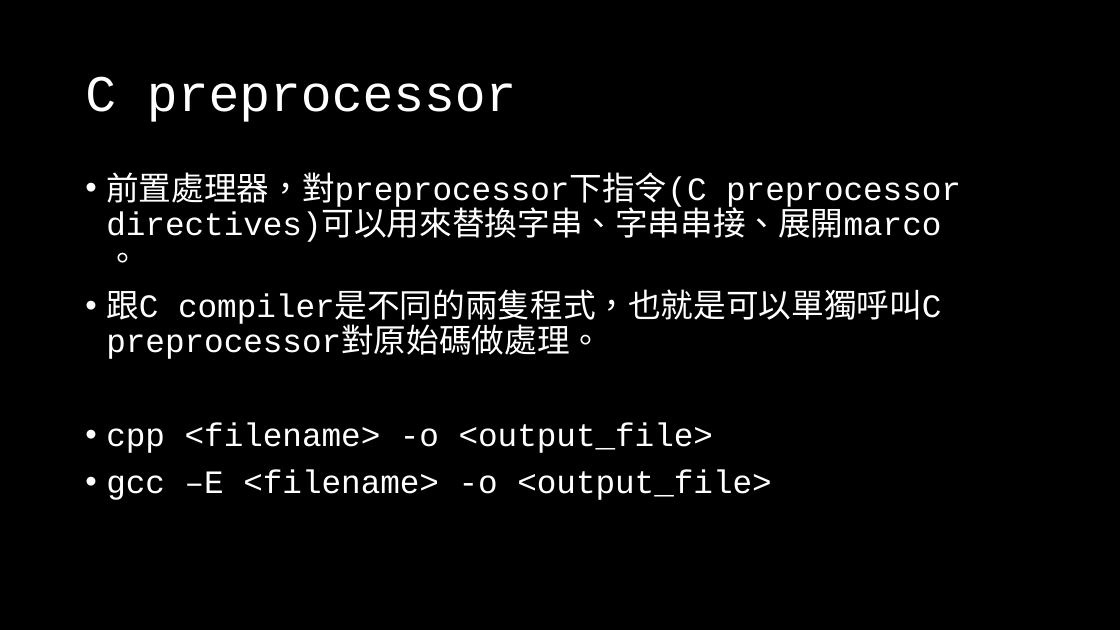
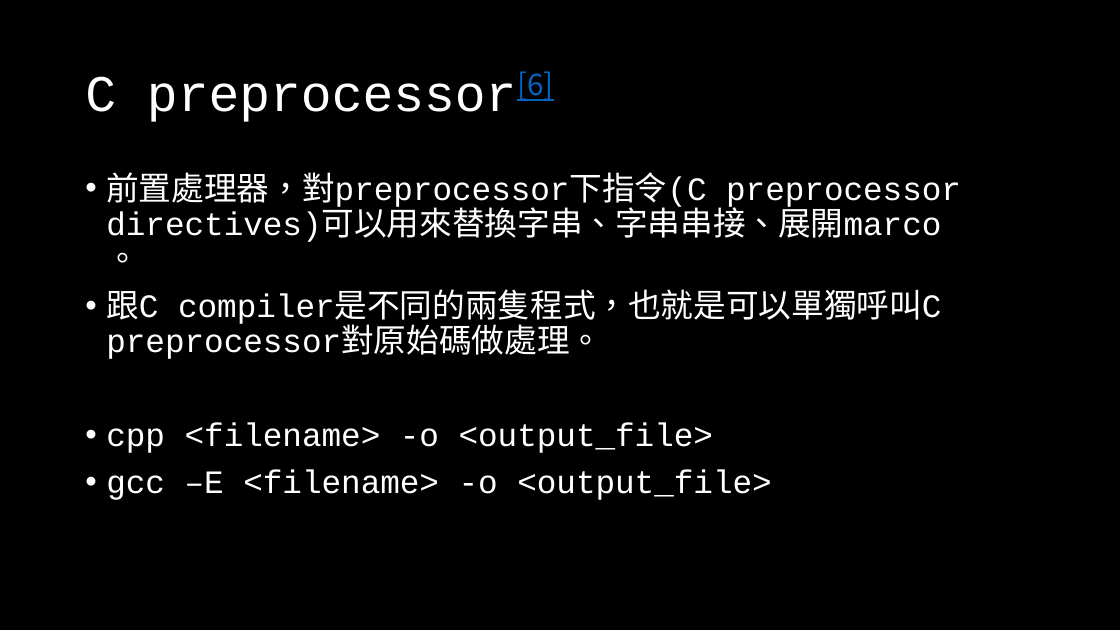
Before and after one commit to OEmiliatanO/those_c_prog_didnt_teach, a slide deck: slide 29 of Ch1/Ch1-basic.pptx (slide 31 before the commit). Drawn at 1120x630 pixels with LibreOffice and Linux fonts; fonts in the diff are those of the drawing. Boxes give left, top, right and bottom in pixels: in the first picture for what was removed or moved away, otherwise in the second. Text is boxed around its words. In the diff, an @@ line names an element or a change of style, - is before the commit and + after.

```diff
--- a/Ch1/Ch1-basic.pptx
+++ b/Ch1/Ch1-basic.pptx
@@ title at (85,71,554,122): text changed @@
-C preprocessor
+C preprocessor[6]
```
Also in this commit, not shown: 8 other slides changed, 1 slide added, 5 slides removed, 1 other file.
